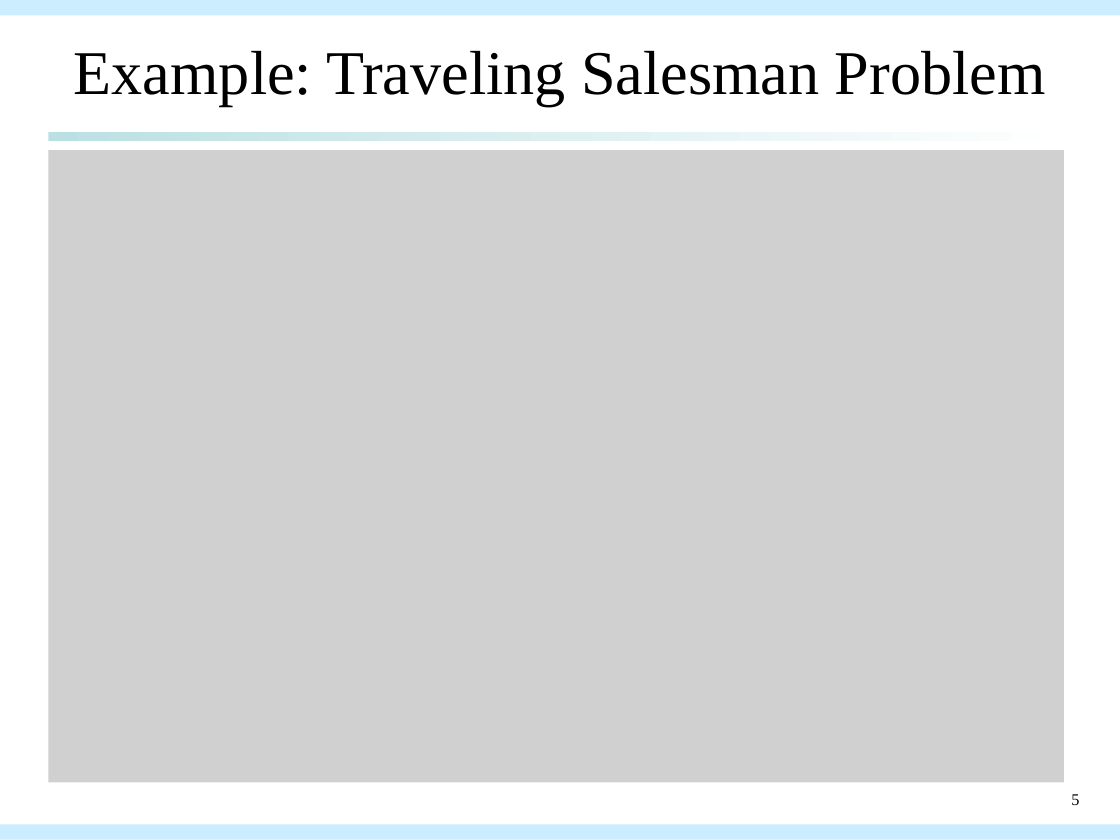
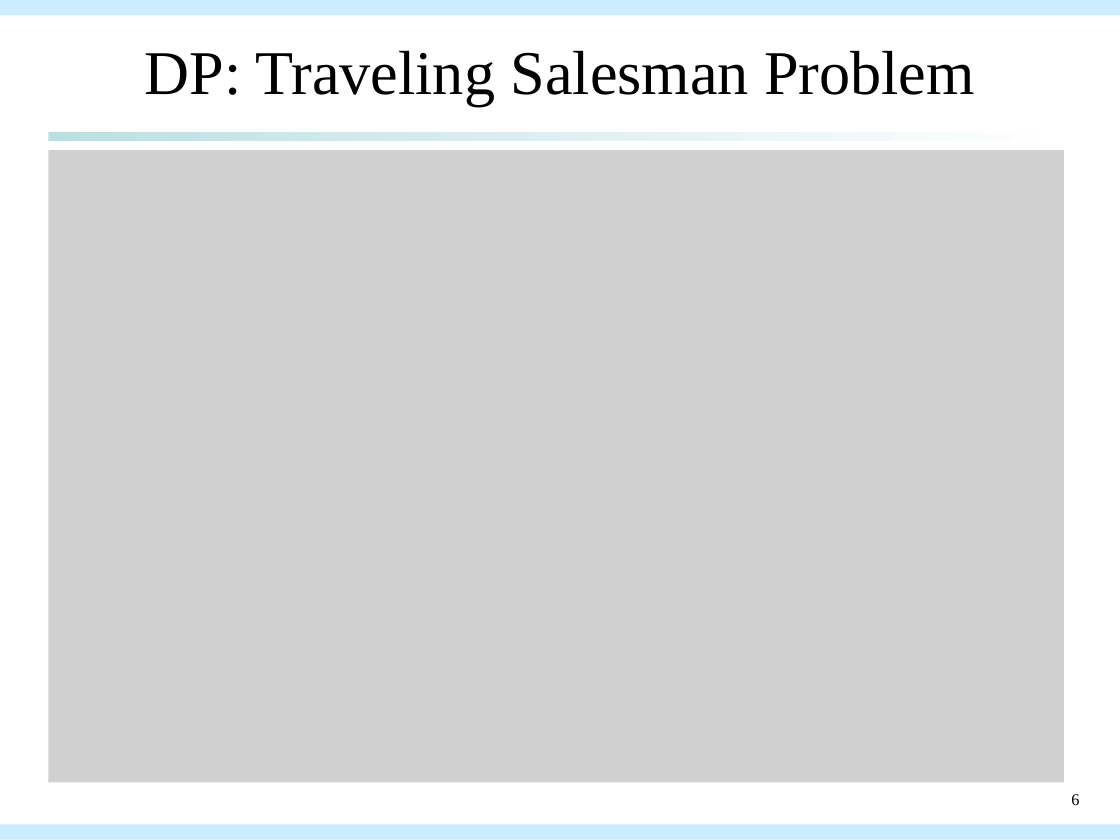
Before and after one commit to qwe8496516/AI_course, a slide deck: slide 6 of AI_presentation/aco_presentation.pptx (slide 5 before the commit). Drawn at 1120x840 pixels with LibreOffice and Linux fonts; fonts in the diff are those of the drawing; grey boxes stand for pictures. Boxes give left, top, right and bottom in pixels: in the first picture for what was removed or moved away, otherwise in the second. Text is boxed around its words. In the diff, an @@ line names an element or a change of style, - is before the commit and + after.

Commit message:
feat: PPTX:Example for ACO & DP

```diff
--- a/AI_presentation/aco_presentation.pptx
+++ b/AI_presentation/aco_presentation.pptx
@@ title at <box>145,50,975,106</box>: text changed @@
-Example: Traveling Salesman Problem
+DP: Traveling Salesman Problem
@@ page number at <box>1071,794,1079,805</box>: text changed @@
-5
+6
```
Also in this commit, not shown: 7 other slides changed, 34 slides added, 1 slide removed, 6 other files.
